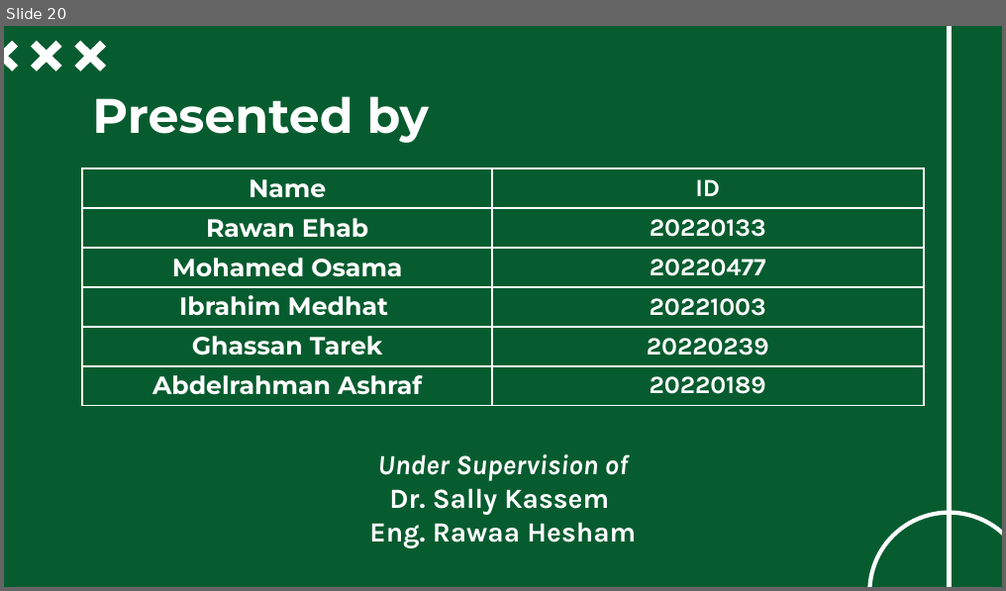
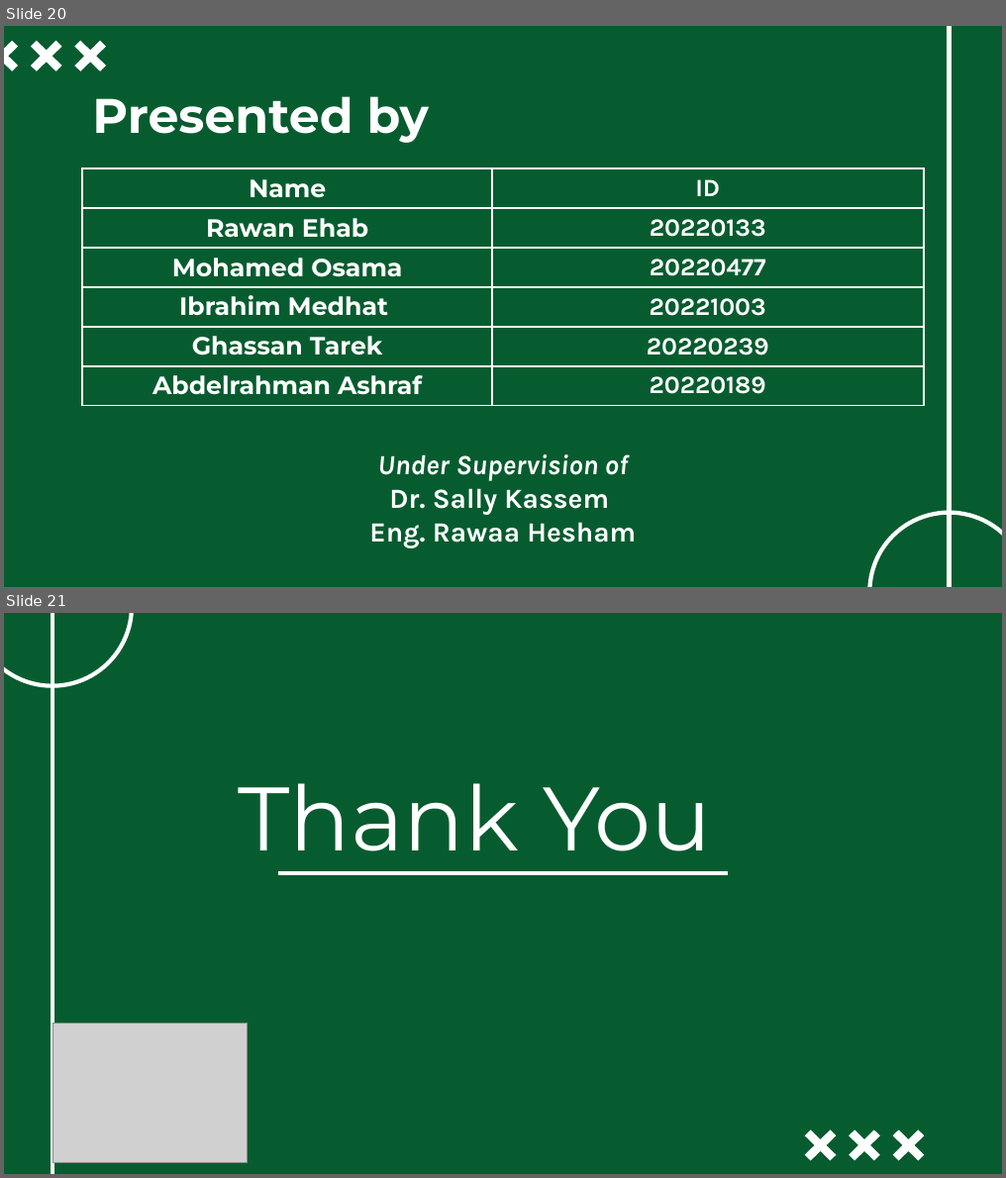
Before and after one commit to ghassanelgendy/egyptian-premier-league-schedule-optimizer, a slide deck: Documentations/presentation V1.pptx. Shown one above the other, each under a label of ours: slide 20 before the commit, slides 20 and 21 after it. The pictures are 1006x591 and 1006x1178 pixels, drawn with LibreOffice and Linux fonts; fonts in the diff are those of the drawing; grey boxes stand for pictures; background and template pictures are left out. Boxes give left, top, right and bottom in pixels: in the first picture for what was removed or moved away, otherwise in the second. Text is boxed around its words. In the diff, an @@ line names an element or a change of style, - is before the commit and + after.

```diff
--- a/Documentations/presentation V1.pptx
+++ b/Documentations/presentation V1.pptx
@@ slide 21 added at (4, 613, 1002, 1174), background picture (left out) @@
@@ ellipse added at (4, 613, 132, 686), outline #FFFFFF 3 pt @@
@@ line added from (52, 613) to (52, 1174), #FFFFFF 3 pt @@
@@ title added at (238, 783, 712, 852), 65 pt, text #FFFFFF @@
+Thank You
@@ line added from (728, 873) to (278, 873), #FFFFFF 3 pt @@
@@ picture added at (53, 1023, 248, 1162) @@
@@ freeform shape added at (805, 1130, 837, 1160), fill #FFFFFF @@
@@ freeform shape added at (849, 1130, 880, 1160), fill #FFFFFF @@
@@ freeform shape added at (893, 1130, 924, 1160), fill #FFFFFF @@
```
Also in this commit, not shown: 2 slides changed.
